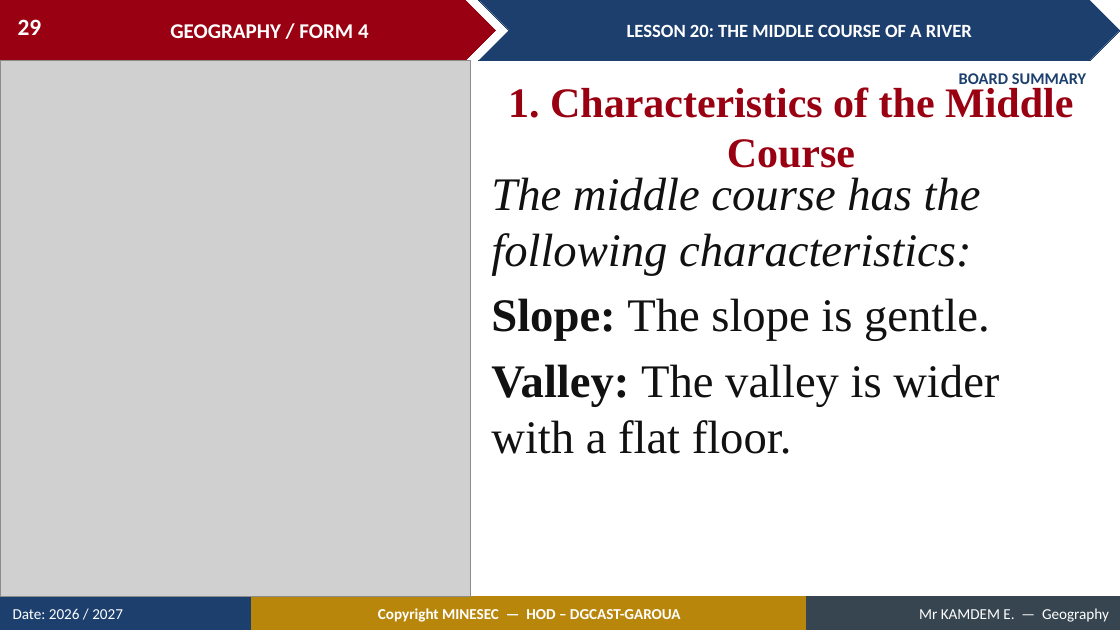
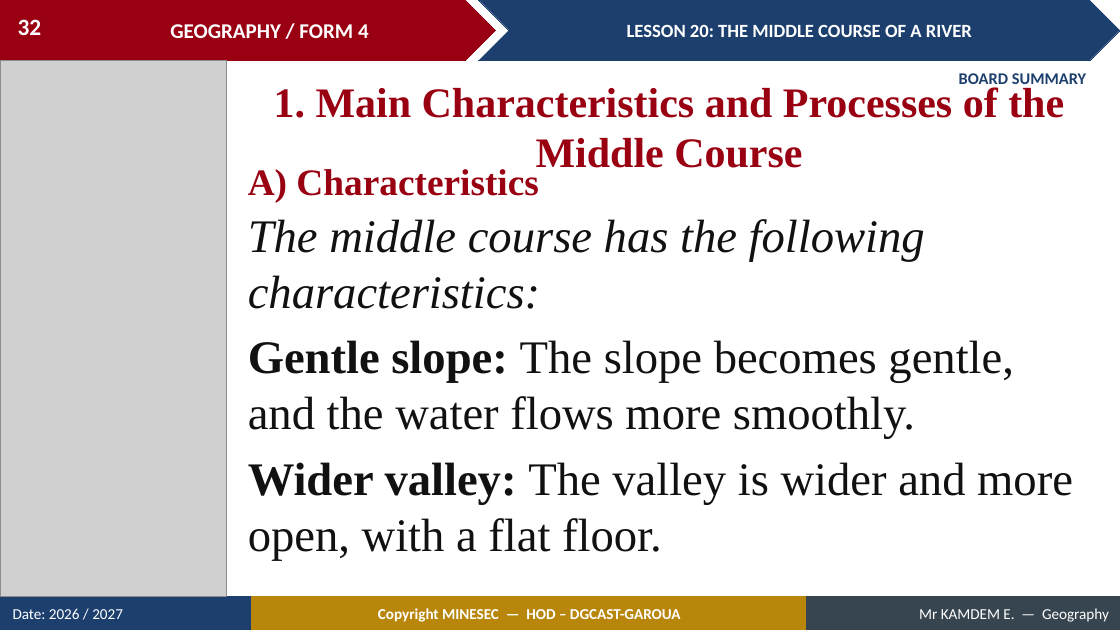
Before and after one commit to Berthautk/linea-github, a slide deck: slide 32 of lecons/F3/24_FORM4_LESSON20_Middle_Course.pptx (slide 29 before the commit). Drawn at 1120x630 pixels with LibreOffice and Linux fonts; fonts in the diff are those of the drawing; grey boxes stand for pictures. Boxes give left, top, right and bottom in pixels: in the first picture for what was removed or moved away, otherwise in the second. Text is boxed around its words. In the diff, an @@ line names an element or a change of style, - is before the commit and + after.

```diff
--- a/lecons/F3/24_FORM4_LESSON20_Middle_Course.pptx
+++ b/lecons/F3/24_FORM4_LESSON20_Middle_Course.pptx
@@ page number at (18, 19, 42, 35): text changed @@
-29
+32
@@ picture: place and size @@
-picture at (0, 60, 471, 597)
+picture at (0, 60, 227, 597)
@@ text at (274, 87, 1064, 168): text changed @@
-1. Characteristics of the Middle Course
+1. Main Characteristics and Processes of the Middle Course
@@ text added at (248, 166, 538, 202), 32 pt, text #990011, bold @@
+A) Characteristics
@@ text "The middle course has the ...": place and size @@
-text "The middle course has the ..." at (491, 177, 999, 454)
+text "The middle course has the ..." at (248, 219, 1073, 560)
@@ text at (248, 340, 1073, 560): text changed @@
-Slope: The slope is gentle.
-Valley: The valley is wider with a flat floor.
+Gentle slope: The slope becomes gentle, and the water flows more smoothly.
+Wider valley: The valley is wider and more open, with a flat floor.
```
Also in this commit, not shown: 20 other slides changed, 7 slides added, 2 slides removed, 11 other files.
